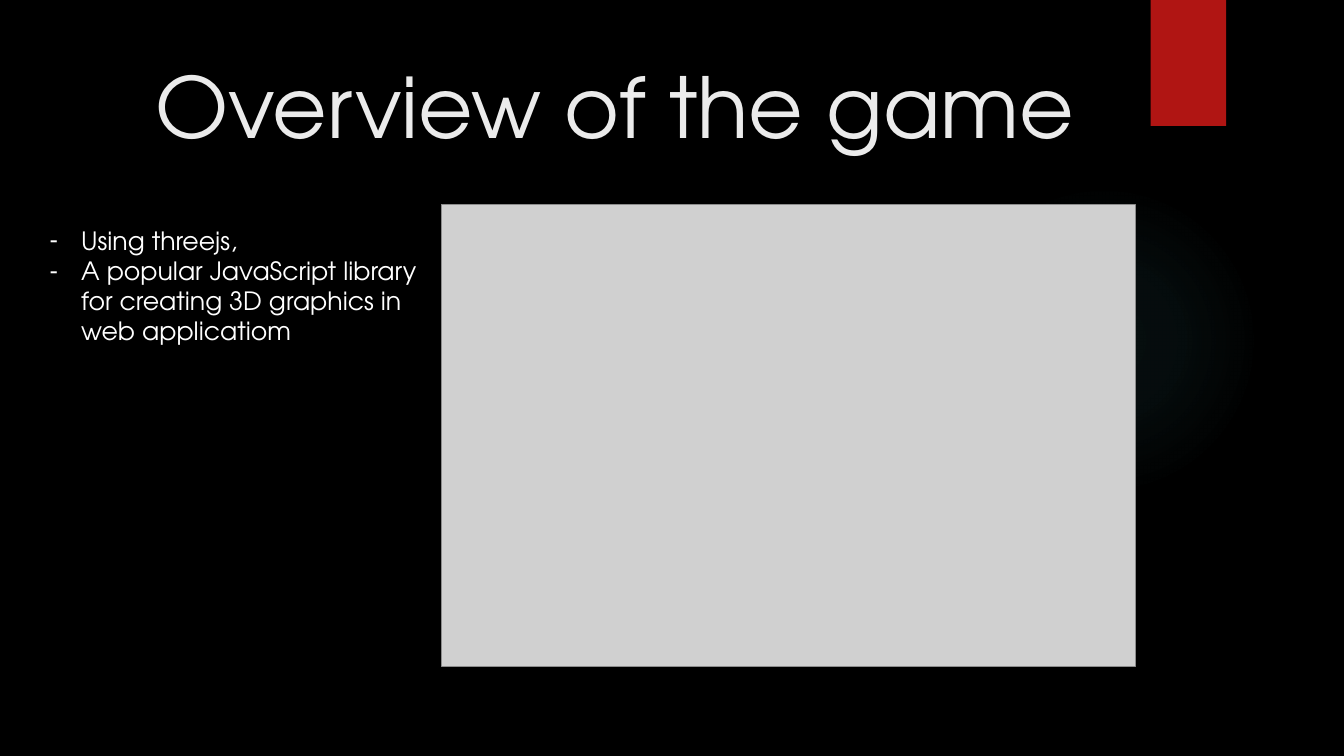
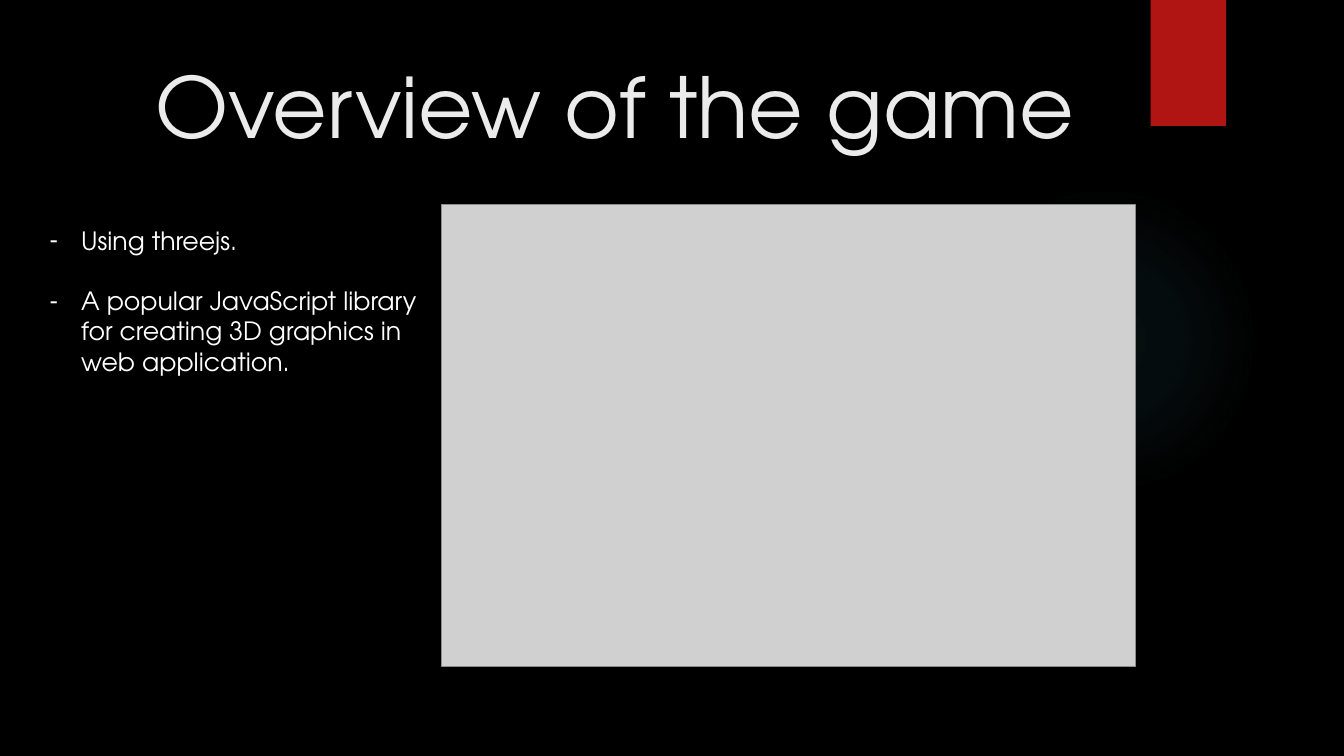
Before and after one commit to KhoaNguyen1804/Computer_Graphic_2023, a slide deck: slide 2 of Presentation.pptx. Drawn at 1344x756 pixels with LibreOffice and Linux fonts; fonts in the diff are those of the drawing; grey boxes stand for pictures; background and template pictures are left out. Boxes give left, top, right and bottom in pixels: in the first picture for what was removed or moved away, otherwise in the second. Text is boxed around its words. In the diff, an @@ line names an element or a change of style, - is before the commit and + after.

```diff
--- a/Presentation.pptx
+++ b/Presentation.pptx
@@ text at (81, 231, 416, 376): text changed @@
-– Using threejs,
-– A popular JavaScript library for creating 3D graphics in web applicatiom
+– Using threejs.
+– A popular JavaScript library for creating 3D graphics in web application.
```
Also in this commit, not shown: 6 other slides changed, 1 slide added, 4 other files.
